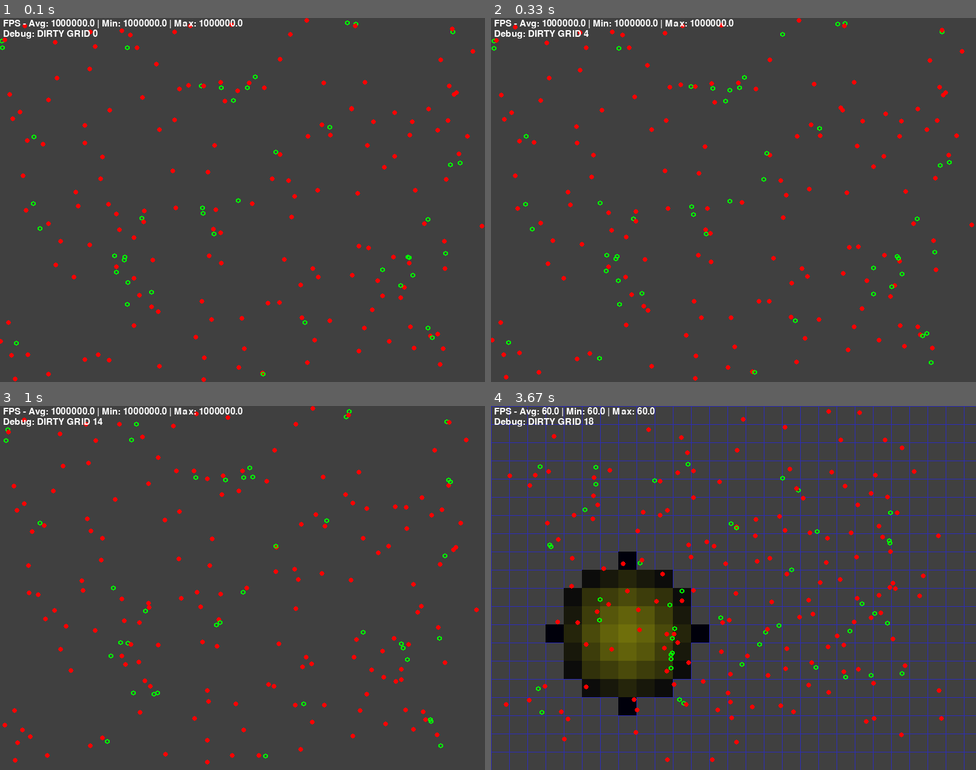
Above: before the commit, frames 1-4 (two rows, left to right).
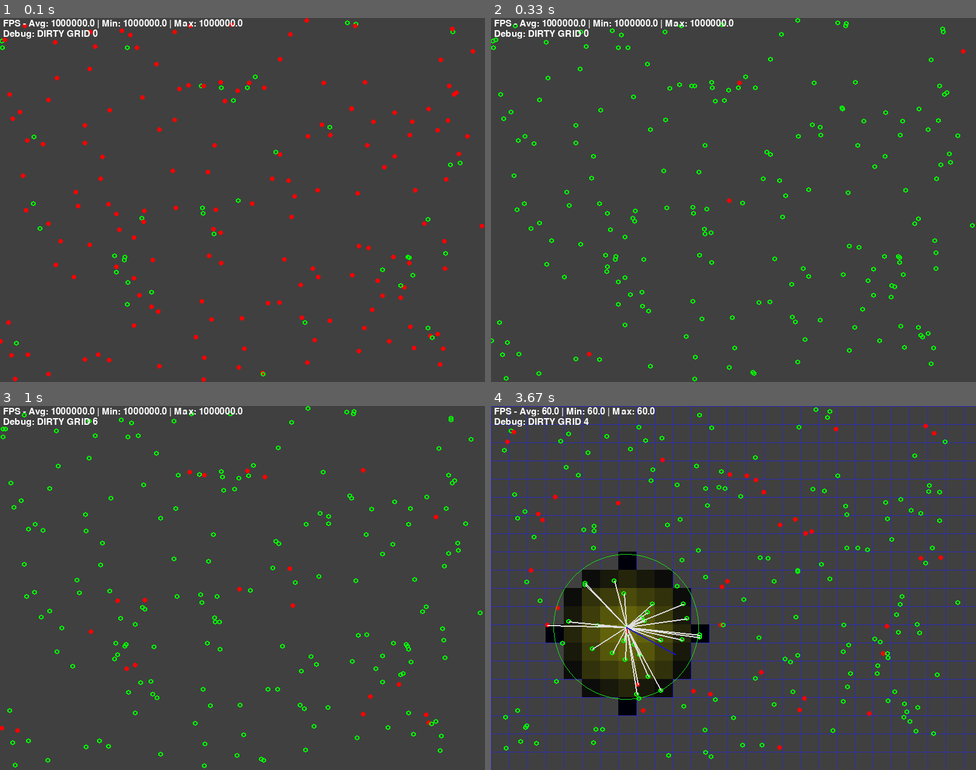
Above: after the commit, the same moments.

Repository: yangyu19840716/YYPygame
Game: pygame game, started from src/Main.py
Two runs of this game, one before a commit and one after it. Both use one fixed random seed, a clock stepped at 60 frames per second and the inputs below.
Inputs (mouse positions are in pixels of both pictures, inside the frame that each line leads up to):
- Up to frame 1 (0.1 s): no input
- Up to frame 2 (0.33 s): no input
- Up to frame 3 (1 s): tap Space at 0.33, 0.67 s
- Up to frame 4 (3.67 s): click (636, 456) at 1.05 s; tap Space at 2.33 s; click (820, 486) at 2.72 s; click (869, 719) at 3.05 s; press the mouse at (869, 719) at 3.37 s; move the mouse to (748, 671) at 3.47 s; release the mouse at (626, 624) at 3.6 s

Frame 1 is identical in both runs. In frame 2, 2.3% of the frame differs, in the area x 0-100%, y 0-100%; in frame 3, 3.2%; in frame 4, 4.0%, in the area x 2-97%, y 0-98%.

Commit message:
添加Cluster

Diff:
--- a/src/Actor.py
+++ b/src/Actor.py
@@ -8,8 +8,8 @@
 
 SIZE = 4  							# 单位：pixel
 PICK_SIZE_EXTEND = 2				# 单位：pixel
-MAX_SPEED = 100						# 单位：pixel / s
-SPEED_ACC_RATE = 50  				# 单位：pixel / s2
+MAX_SPEED = 30						# 单位：pixel / s (调慢)
+SPEED_ACC_RATE = 15  				# 单位：pixel / s2 (调慢)
 # RAD_ACC_RATE = 0.1  				# 单位：rad / s
 # MAX_SPEED_ACC = MAX_SPEED  		# 单位：pixel / s2
 
--- a/src/Scene.py
+++ b/src/Scene.py
@@ -8,6 +8,7 @@
 from Core.Engine import Engine
 from Grid import Grid
 from rules import Rule
+from clustering import ActorClustering
 # from rules.RuleManager import RuleManager
 
 
@@ -26,6 +27,13 @@
 		self.picked_grid = None
 
 		self.grid_to_update = []
+
+		# 初始化聚类分析器
+		self.clustering = ActorClustering(eps=100, min_samples=3)
+
+		# 聚类分析频率控制
+		self.cluster_frame_count = 0
+		self.cluster_interval = 15  # 每15帧执行一次聚类分析，降低leader更新频率
 
 		# Grid 二维数组
 		self.grids = []
@@ -61,6 +69,25 @@
 
 	def update(self, dt):
 		self.update_actors(dt)
+
+		# 控制聚类分析频率
+		self.cluster_frame_count += 1
+		if self.cluster_frame_count >= self.cluster_interval:
+			# 使用聚类分析选择leader
+			clusters, leaders, score = self.clustering.cluster_and_select_leaders(self.actors)
+
+			# 重置所有Actor的is_leader标志
+			for actor in self.actors:
+				if actor.is_leader:
+					actor.is_leader = False
+
+			# 设置聚类leader的is_leader标志
+			for leader in leaders:
+				if leader:
+					leader.is_leader = True
+
+			self.cluster_frame_count = 0
+
 		self.update_grids()
 
 	def update_actors(self, dt):
@@ -115,19 +142,41 @@
 				grid.assistant_actor = None
 				continue
 
-			# Deterministic leader/assistant selection by proximity to grid center
-			center = grid.grid_pos
-			sorted_actors = sorted(grid.actors_in_grid, key=lambda a: (a.actor_pos - center).length_squared())
-			# reset previous flags
+			# 先查找grid中是否有聚类分析选出的leader
+			cluster_leader = None
+			for actor in grid.actors_in_grid:
+				if actor.is_leader:
+					cluster_leader = actor
+					break
+
+			# 重置previous flags
 			if grid.leader_actor:
-				grid.leader_actor.is_leader = False
+				if grid.leader_actor != cluster_leader:
+					grid.leader_actor.is_leader = False
 			if grid.assistant_actor:
 				grid.assistant_actor.is_assistant = False
-			grid.leader_actor = sorted_actors[0]
-			grid.leader_actor.is_leader = True
+
+			# 如果有聚类leader，使用它；否则使用距离中心最近的Actor
+			if cluster_leader:
+				grid.leader_actor = cluster_leader
+			else:
+				# Deterministic leader selection by proximity to grid center
+				center = grid.grid_pos
+				sorted_actors = sorted(grid.actors_in_grid, key=lambda a: (a.actor_pos - center).length_squared())
+				grid.leader_actor = sorted_actors[0]
+				grid.leader_actor.is_leader = True
+
+			# 选择assistant
 			if actor_num > 1:
-				grid.assistant_actor = sorted_actors[1]
-				grid.assistant_actor.is_assistant = True
+				# 从非leader的Actor中选择距离中心最近的作为assistant
+				non_leader_actors = [actor for actor in grid.actors_in_grid if actor != grid.leader_actor]
+				if non_leader_actors:
+					center = grid.grid_pos
+					sorted_non_leaders = sorted(non_leader_actors, key=lambda a: (a.actor_pos - center).length_squared())
+					grid.assistant_actor = sorted_non_leaders[0]
+					grid.assistant_actor.is_assistant = True
+				else:
+					grid.assistant_actor = None
 			else:
 				grid.assistant_actor = None
 
--- /dev/null
+++ b/src/clustering/ActorClustering.py
@@ -0,0 +1,284 @@
+# -*- coding:utf-8 -*-
+
+from Core.Math import Vector2
+import math
+
+
+class ActorClustering:
+    """
+    Actor聚类分析类
+    使用DBSCAN算法对Actor进行聚类，并选择每个聚类的leader
+    """
+
+    def __init__(self, eps=50, min_samples=3):
+        """
+        初始化聚类参数
+
+        Args:
+            eps: 邻域半径
+            min_samples: 形成簇的最小样本数
+        """
+        self.eps = eps
+        self.min_samples = min_samples
+
+    def get_actor_features(self, actor):
+        """
+        提取Actor的特征数据
+
+        Args:
+            actor: Actor实例
+
+        Returns:
+            特征向量 (x, y, speed)
+        """
+        return [actor.actor_pos.x, actor.actor_pos.y, actor.actor_speed]
+
+    def distance(self, feature1, feature2):
+        """
+        计算两个特征向量之间的欧氏距离
+
+        Args:
+            feature1: 第一个特征向量
+            feature2: 第二个特征向量
+
+        Returns:
+            欧氏距离
+        """
+        return math.sqrt(
+            (feature1[0] - feature2[0]) ** 2 +
+            (feature1[1] - feature2[1]) ** 2 +
+            (feature1[2] - feature2[2]) ** 2
+        )
+
+    def get_neighbors(self, actors, features, index):
+        """
+        获取指定Actor的邻居
+
+        Args:
+            actors: Actor列表
+            features: 特征向量列表
+            index: 当前Actor的索引
+
+        Returns:
+            邻居索引列表
+        """
+        neighbors = []
+        for i, feature in enumerate(features):
+            if i != index and self.distance(features[index], feature) <= self.eps:
+                neighbors.append(i)
+        return neighbors
+
+    def dbscan(self, actors):
+        """
+        使用DBSCAN算法进行聚类（优化版本）
+
+        Args:
+            actors: Actor列表
+
+        Returns:
+            聚类结果，每个元素是一个Actor列表
+        """
+        if not actors:
+            return []
+
+        # 提取特征
+        features = [self.get_actor_features(actor) for actor in actors]
+        n = len(actors)
+
+        # 初始化聚类标记
+        cluster_labels = [-1] * n  # -1表示未分类
+        cluster_id = 0
+
+        # 预计算距离矩阵，避免重复计算
+        distance_matrix = [[0.0 for _ in range(n)] for _ in range(n)]
+        for i in range(n):
+            for j in range(i+1, n):
+                dist = self.distance(features[i], features[j])
+                distance_matrix[i][j] = dist
+                distance_matrix[j][i] = dist
+
+        def get_neighbors_fast(index):
+            """快速获取邻居"""
+            neighbors = []
+            for i in range(n):
+                if i != index and distance_matrix[index][i] <= self.eps:
+                    neighbors.append(i)
+            return neighbors
+
+        for i in range(n):
+            # 跳过已分类的点
+            if cluster_labels[i] != -1:
+                continue
+
+            # 获取邻居
+            neighbors = get_neighbors_fast(i)
+
+            # 检查是否是核心点
+            if len(neighbors) < self.min_samples:
+                cluster_labels[i] = -2  # 标记为噪声点
+                continue
+
+            # 扩展簇
+            cluster_labels[i] = cluster_id
+            queue = neighbors.copy()
+
+            while queue:
+                j = queue.pop(0)
+                if cluster_labels[j] == -1:
+                    cluster_labels[j] = cluster_id
+                    j_neighbors = get_neighbors_fast(j)
+                    if len(j_neighbors) >= self.min_samples:
+                        queue.extend(j_neighbors)
+                elif cluster_labels[j] == -2:
+                    cluster_labels[j] = cluster_id
+
+            cluster_id += 1
+
+        # 组织聚类结果
+        clusters = []
+        for cid in range(cluster_id):
+            cluster = [actors[i] for i, label in enumerate(cluster_labels) if label == cid]
+            clusters.append(cluster)
+
+        # 处理噪声点
+        noise = [actors[i] for i, label in enumerate(cluster_labels) if label == -2]
+        if noise:
+            clusters.append(noise)  # 将噪声点作为一个单独的簇
+
+        return clusters
+
+    def select_leader(self, cluster):
+        """
+        从聚类中选择leader
+        选择标准：
+        1. 速度最快的Actor
+        2. 如果速度相同，选择位置在聚类中心的Actor
+
+        Args:
+            cluster: Actor聚类
+
+        Returns:
+            选择的leader
+        """
+        if not cluster:
+            return None
+
+        # 计算聚类中心
+        center = Vector2(0, 0)
+        for actor in cluster:
+            center += actor.actor_pos
+        center /= len(cluster)
+
+        # 选择速度最快的Actor
+        fastest_actors = []
+        max_speed = -1
+
+        for actor in cluster:
+            if actor.actor_speed > max_speed:
+                max_speed = actor.actor_speed
+                fastest_actors = [actor]
+            elif actor.actor_speed == max_speed:
+                fastest_actors.append(actor)
+
+        # 如果只有一个速度最快的Actor，直接选择
+        if len(fastest_actors) == 1:
+            return fastest_actors[0]
+
+        # 否则选择离中心最近的Actor
+        closest_actor = None
+        min_distance = float('inf')
+
+        for actor in fastest_actors:
+            distance = (actor.actor_pos - center).length()
+            if distance < min_distance:
+                min_distance = distance
+                closest_actor = actor
+
+        return closest_actor
+
+    def silhouette_score(self, actors):
+        """
+        计算轮廓系数评估聚类质量
+
+        Args:
+            actors: Actor列表
+
+        Returns:
+            轮廓系数
+        """
+        if len(actors) < 2:
+            return 0
+
+        features = [self.get_actor_features(actor) for actor in actors]
+        clusters = self.dbscan(actors)
+
+        if len(clusters) == 1:
+            return 0
+
+        silhouette_scores = []
+
+        for i, actor in enumerate(actors):
+            # 找到当前Actor所在的簇
+            current_cluster = None
+            for cluster in clusters:
+                if actor in cluster:
+                    current_cluster = cluster
+                    break
+
+            if not current_cluster or len(current_cluster) == 1:
+                continue
+
+            # 计算簇内平均距离
+            a = 0
+            for other_actor in current_cluster:
+                if other_actor != actor:
+                    a += self.distance(
+                        self.get_actor_features(actor),
+                        self.get_actor_features(other_actor)
+                    )
+            a /= (len(current_cluster) - 1)
+
+            # 计算到其他簇的最小平均距离
+            b = float('inf')
+            for cluster in clusters:
+                if cluster != current_cluster and cluster:
+                    cluster_distance = 0
+                    for other_actor in cluster:
+                        cluster_distance += self.distance(
+                            self.get_actor_features(actor),
+                            self.get_actor_features(other_actor)
+                        )
+                    cluster_distance /= len(cluster)
+                    if cluster_distance < b:
+                        b = cluster_distance
+
+            # 计算轮廓系数
+            if max(a, b) > 0:
+                s = (b - a) / max(a, b)
+                silhouette_scores.append(s)
+
+        return sum(silhouette_scores) / len(silhouette_scores) if silhouette_scores else 0
+
+    def cluster_and_select_leaders(self, actors):
+        """
+        执行聚类分析并选择每个聚类的leader
+
+        Args:
+            actors: Actor列表
+
+        Returns:
+            (clusters, leaders, silhouette_score)
+            clusters: 聚类结果
+            leaders: 每个聚类的leader
+            silhouette_score: 聚类质量评估指标
+        """
+        # 执行聚类
+        clusters = self.dbscan(actors)
+
+        # 选择每个聚类的leader
+        leaders = [self.select_leader(cluster) for cluster in clusters]
+
+        # 计算轮廓系数
+        score = self.silhouette_score(actors)
+
+        return clusters, leaders, score
--- /dev/null
+++ b/src/clustering/__init__.py
@@ -0,0 +1,3 @@
+# -*- coding:utf-8 -*-
+
+from .ActorClustering import ActorClustering
